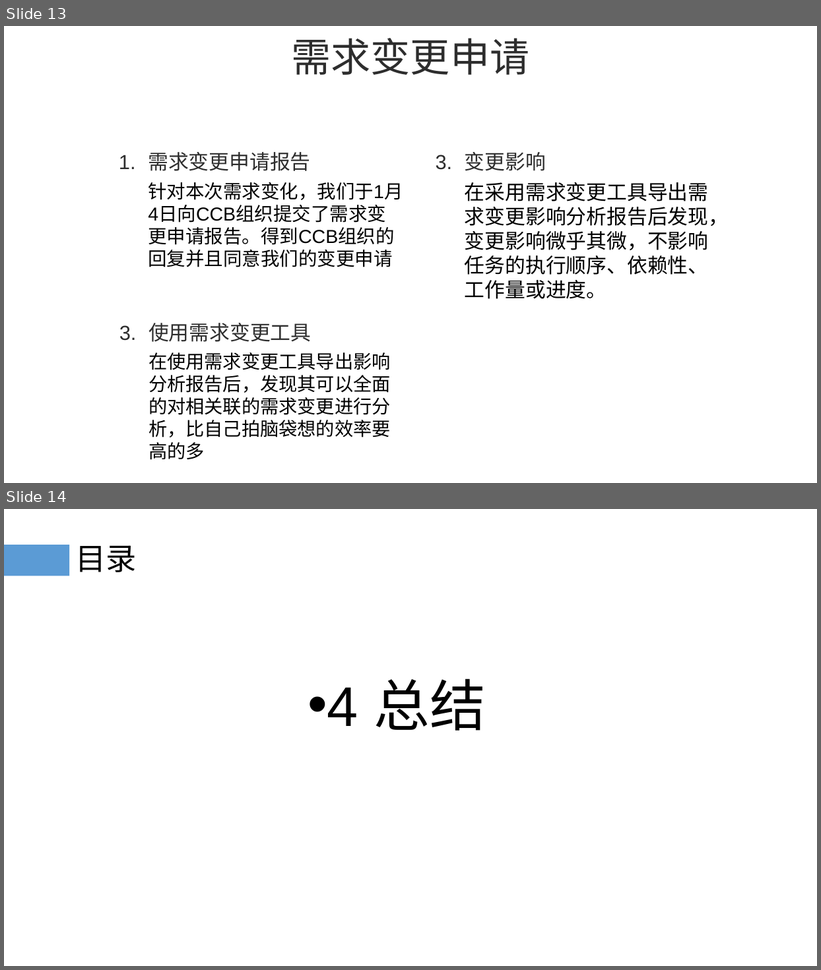
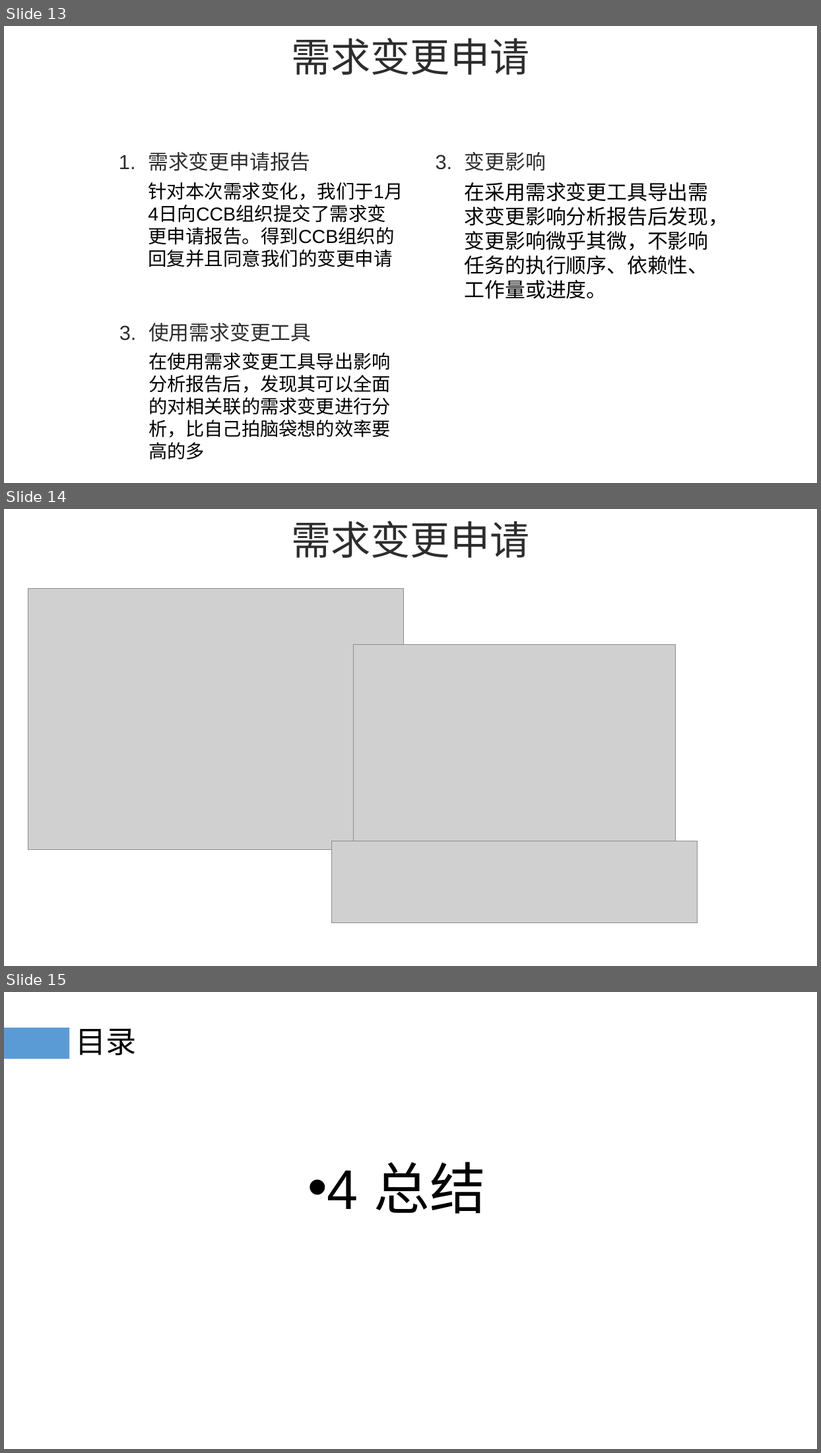
Before and after one commit to PRD-G17/PRD-G17-teamwork, a slide deck: 10后期文档/需求变更评审.pptx. Shown one above the other, each under a label of ours: slides 13 and 14 before the commit, slides 13, 14 and 15 after it. The pictures are 821x970 and 821x1453 pixels, drawn with LibreOffice and Linux fonts; fonts in the diff are those of the drawing; grey boxes stand for pictures. Boxes give left, top, right and bottom in pixels: in the first picture for what was removed or moved away, otherwise in the second. Text is boxed around its words. In the diff, an @@ line names an element or a change of style, - is before the commit and + after.

Commit message:
add

```diff
--- a/10后期文档/需求变更评审.pptx
+++ b/10后期文档/需求变更评审.pptx
@@ slide 14 added at [4,509,817,966], background #FFFFFF @@
@@ text added at [292,521,529,558], 46.8 pt, text #2C2C2C @@
+需求变更申请
@@ picture added at [28,588,403,850] @@
@@ picture added at [354,644,676,863] @@
@@ picture added at [331,842,698,923] @@
@@ what was slide 14 is now slide 15 @@
```
Also in this commit, not shown: 1 other slide added.
